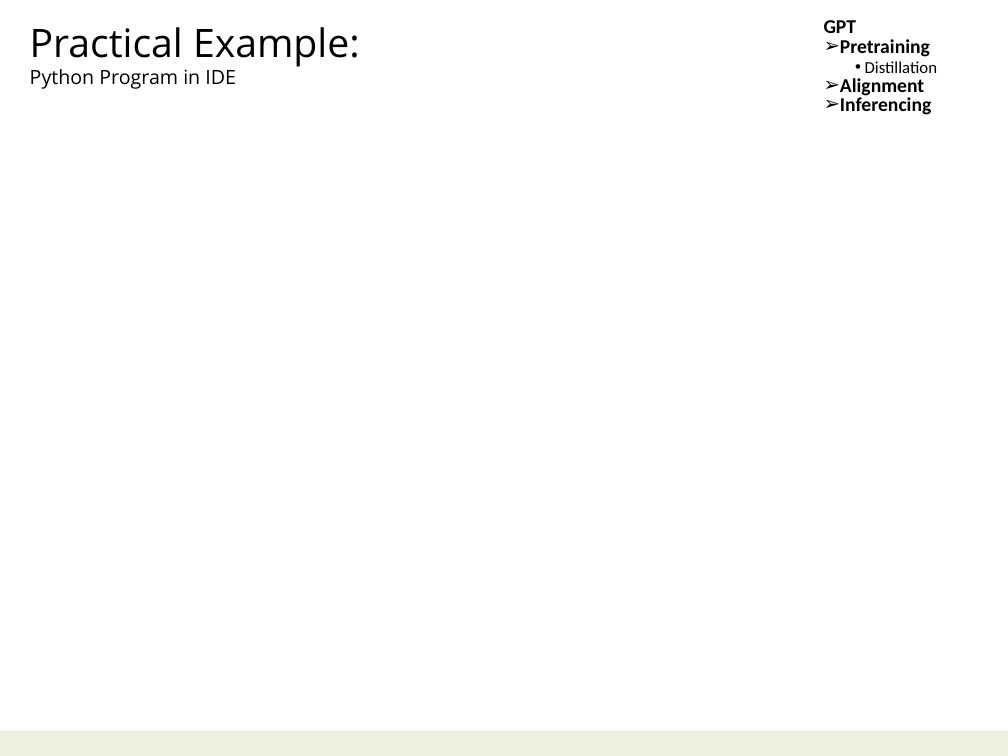
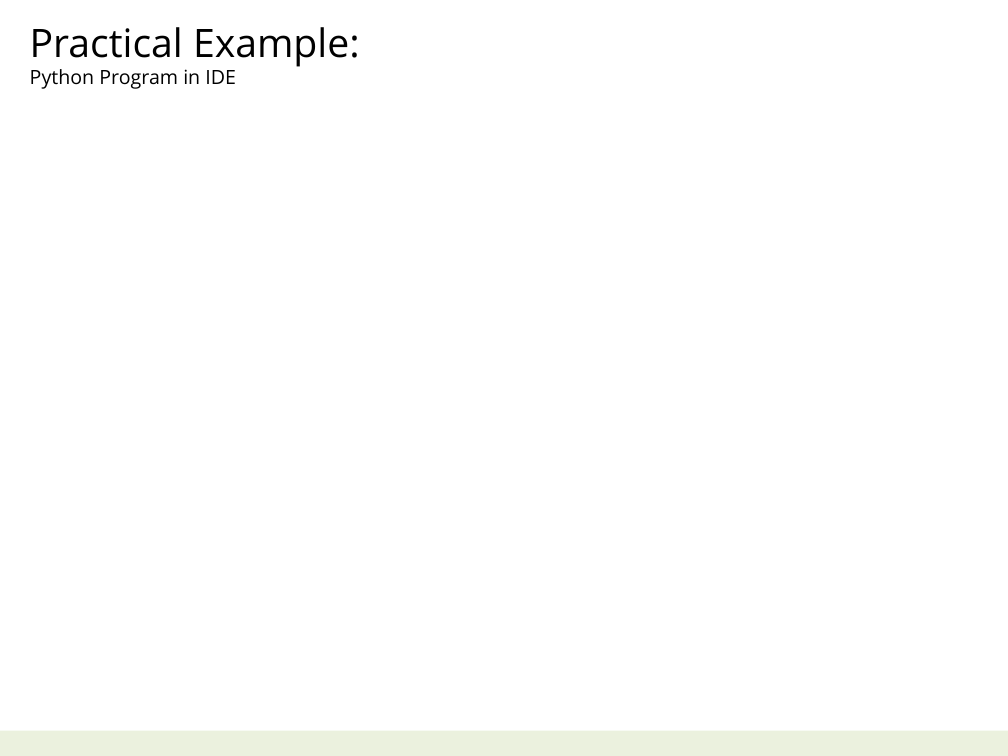
Before and after one commit to navibator/crazy-ai, a slide deck: slide 19 of ai-gemma.pptx (slide 18 before the commit). Drawn at 1008x756 pixels with LibreOffice and Linux fonts; fonts in the diff are those of the drawing. Boxes give left, top, right and bottom in pixels: in the first picture for what was removed or moved away, otherwise in the second. Text is boxed around its words. In the diff, an @@ line names an element or a change of style, - is before the commit and + after.

```diff
--- a/ai-gemma.pptx
+++ b/ai-gemma.pptx
@@ text removed at box(824, 20, 937, 115) @@
-GPT
-➢ Pretraining
-    • Distillation
-➢ Alignment
-➢ Inferencing
```
Also in this commit, not shown: 11 other slides changed, 2 slides added, 1 slide removed, 1 other file.
